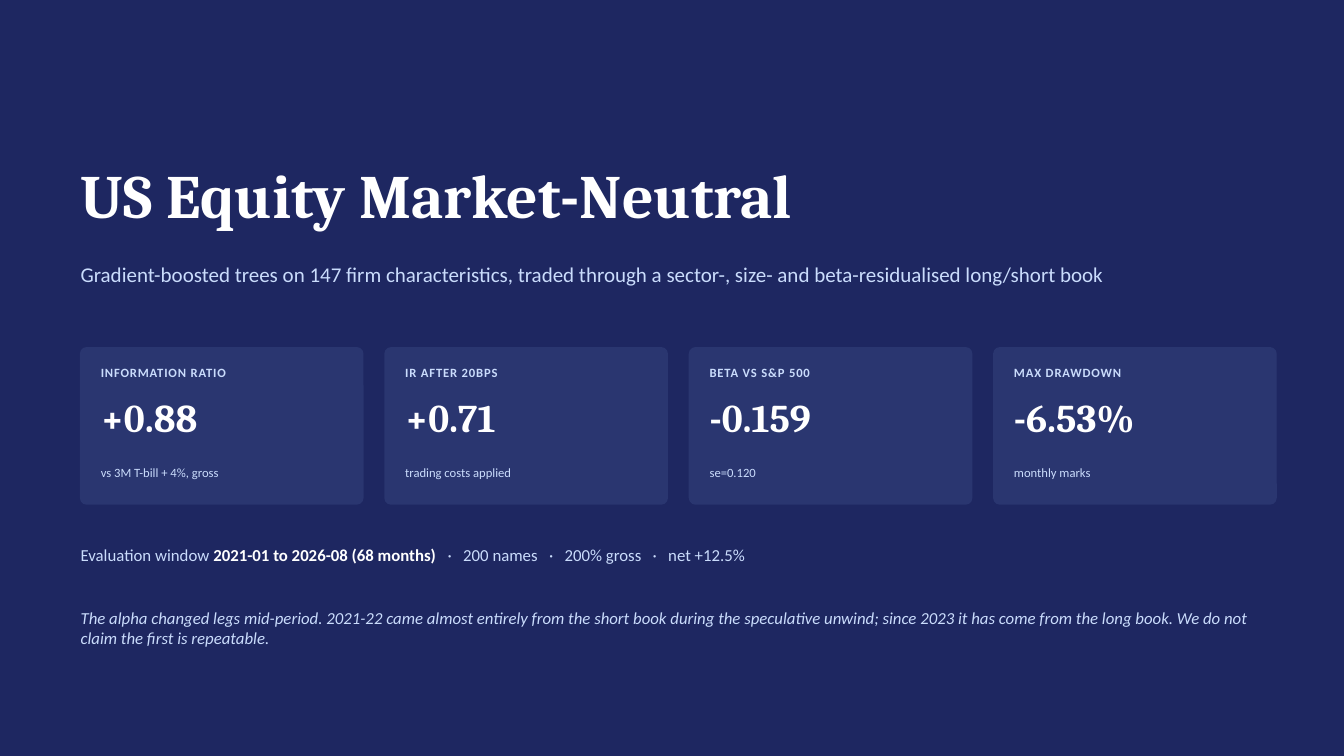
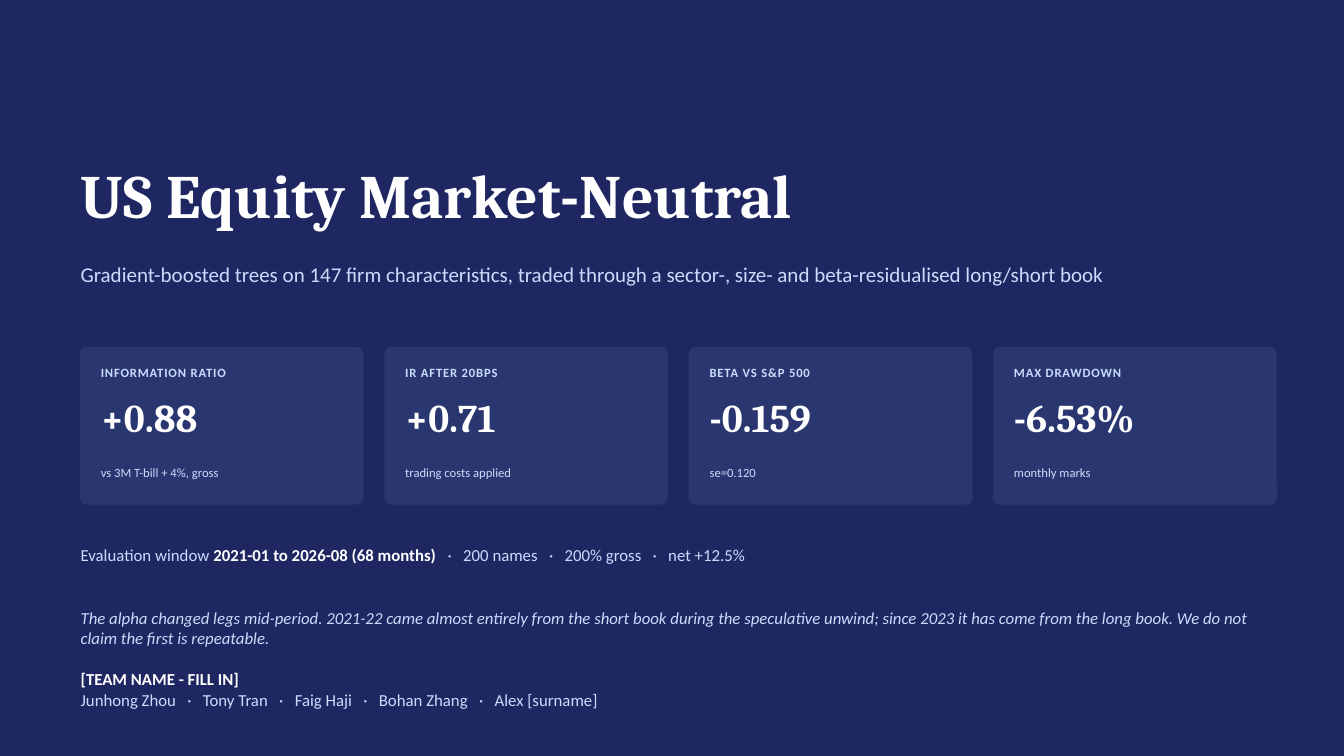
Before and after one commit to TonyTran03/hackathonfiam_zzz, a slide deck: slide 1 of 05_submission/FIAM_deck.pptx. Drawn at 1344x756 pixels with LibreOffice and Linux fonts; fonts in the diff are those of the drawing. Boxes give left, top, right and bottom in pixels: in the first picture for what was removed or moved away, otherwise in the second. Text is boxed around its words. In the diff, an @@ line names an element or a change of style, - is before the commit and + after.

```diff
--- a/05_submission/FIAM_deck.pptx
+++ b/05_submission/FIAM_deck.pptx
@@ text added at (81,672,597,709), 12 pt, text #CADCFC @@
+[TEAM NAME - FILL IN]
+Junhong Zhou · Tony Tran · Faig Haji · Bohan Zhang · Alex [surname]
```
Also in this commit, not shown: 2 other files.
